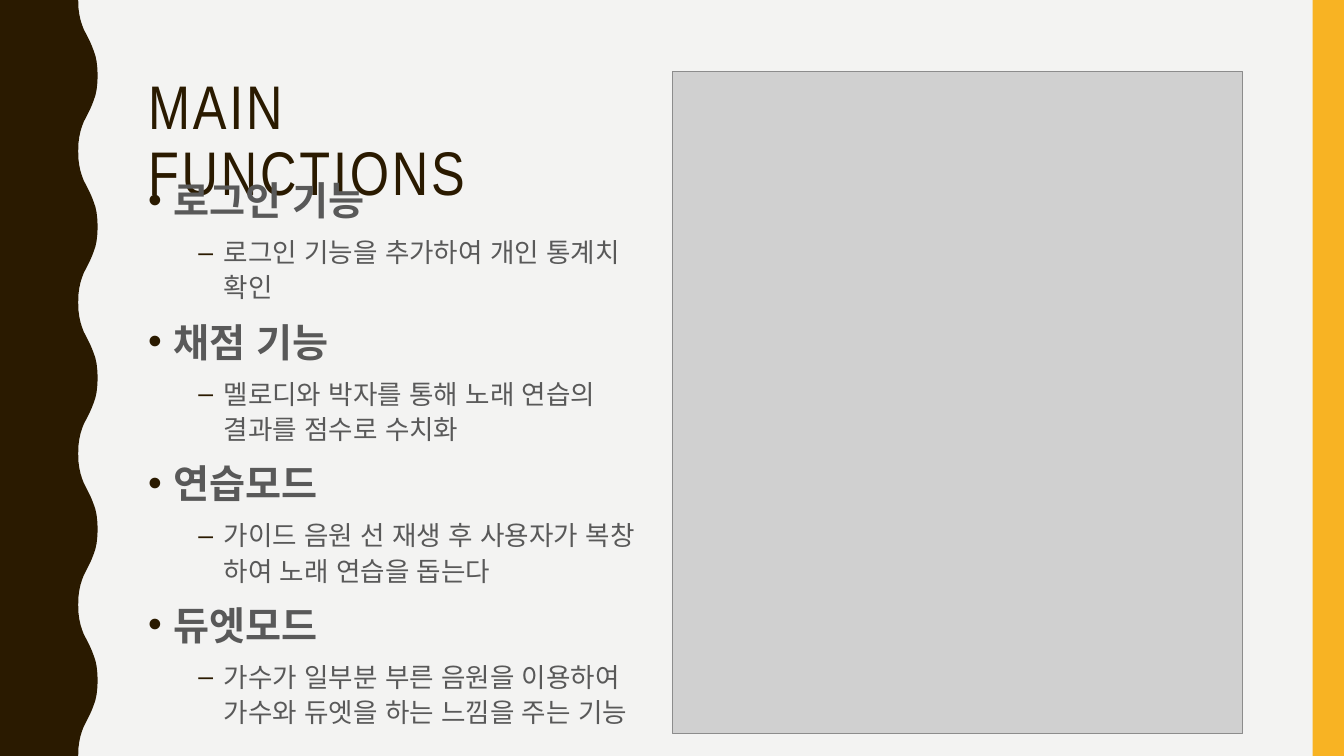
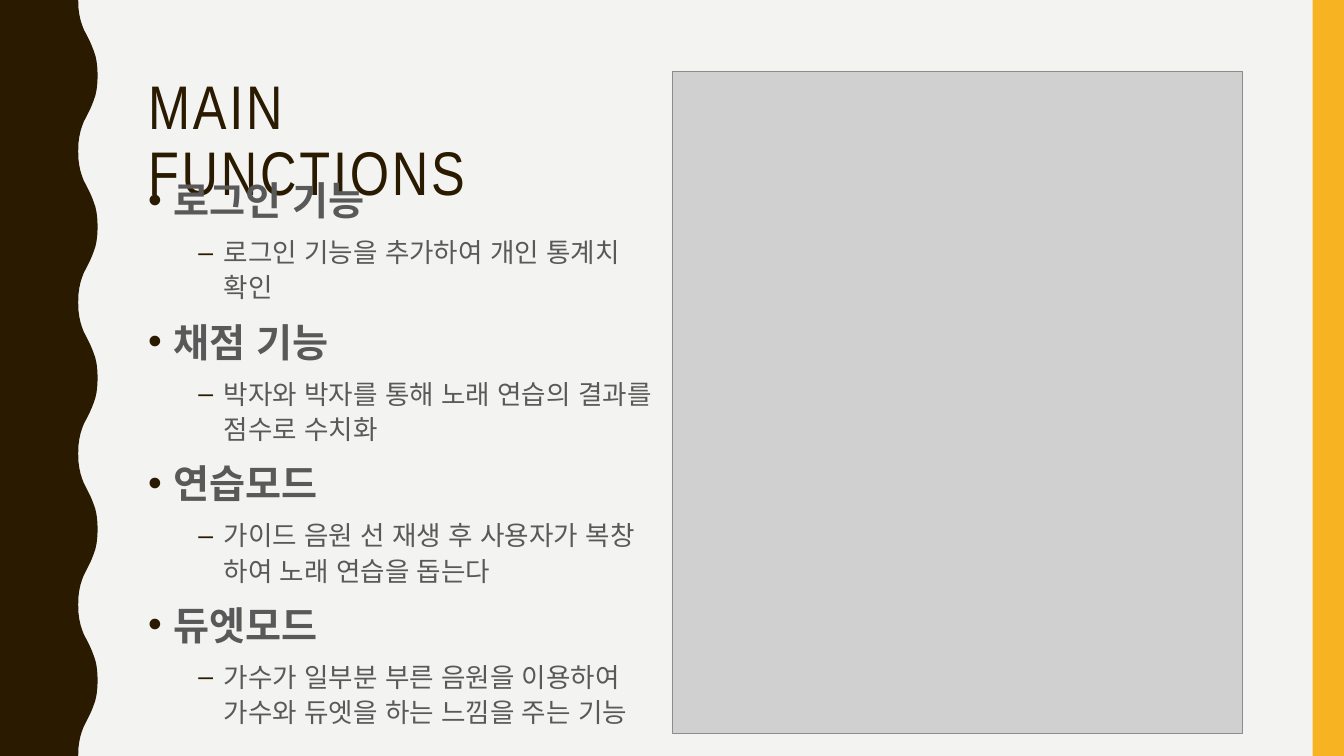
Before and after one commit to comnamu18/VoiceCAU, a slide deck: slide 4 of Documents/FINAL/캡스톤_4조_최종데모_v0.5.pptx. Drawn at 1344x756 pixels with LibreOffice and Linux fonts; fonts in the diff are those of the drawing; grey boxes stand for pictures. Boxes give left, top, right and bottom in pixels: in the first picture for what was removed or moved away, otherwise in the second. Text is boxed around its words. In the diff, an @@ line names an element or a change of style, - is before the commit and + after.

Commit message:
PPT UPDATED

```diff
--- a/Documents/FINAL/캡스톤_4조_최종데모_v0.5.pptx
+++ b/Documents/FINAL/캡스톤_4조_최종데모_v0.5.pptx
@@ text at bbox=[224, 382, 651, 441]: text changed @@
-  – 멜로디와 박자를 통해 노래 연습의 결과를 점수로 수치화
+  – 박자와 박자를 통해 노래 연습의 결과를 점수로 수치화
```
Also in this commit, not shown: 3 other files.
